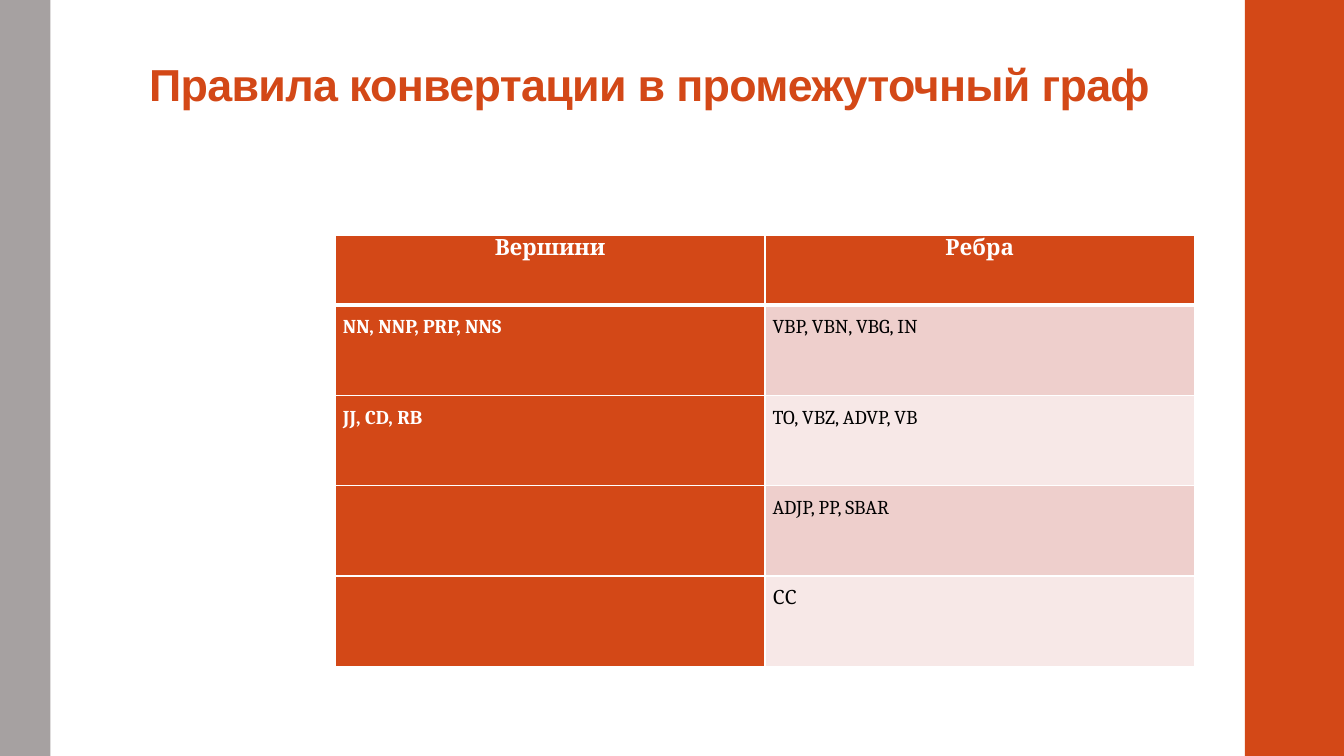
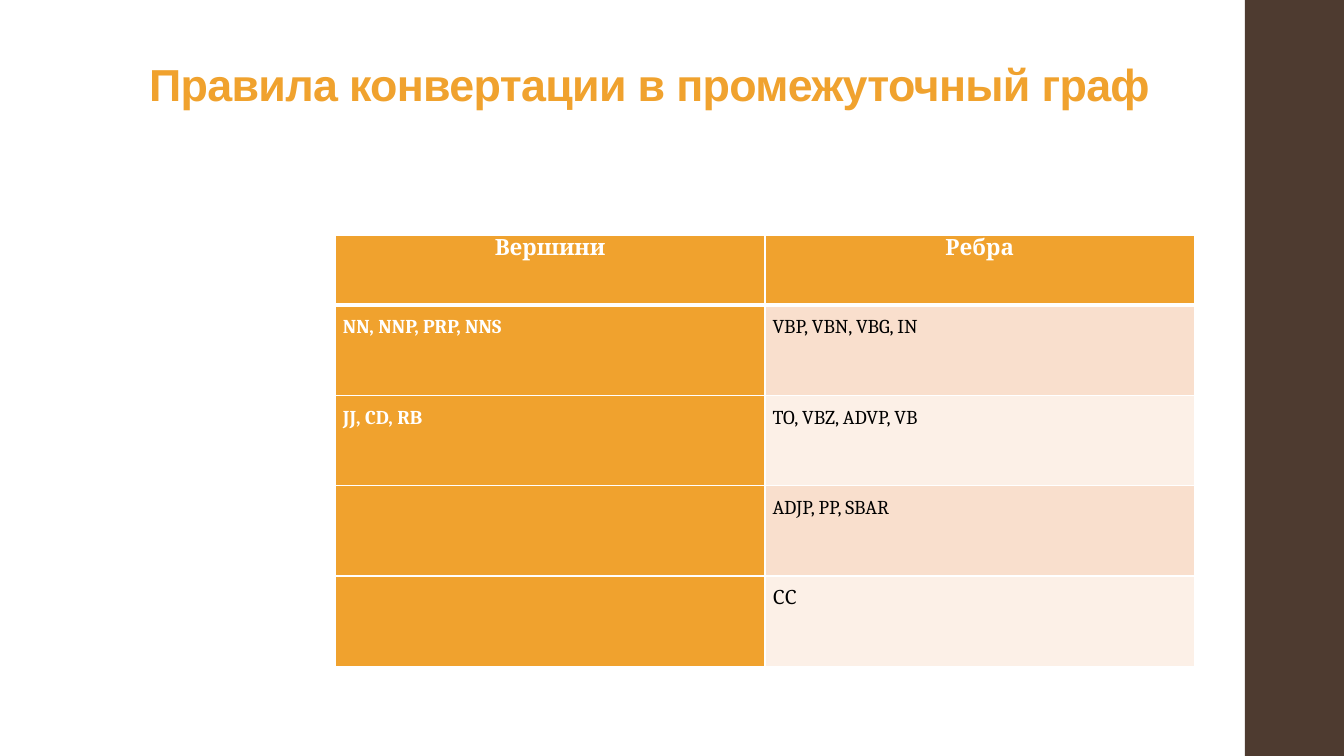
Before and after one commit to alexnodejs/onto-diploma, a slide deck: slide 9 of presentation/Moiseyenko_presentation.pptx. Drawn at 1344x756 pixels with LibreOffice and Linux fonts; fonts in the diff are those of the drawing. Boxes give left, top, right and bottom in pixels: in the first picture for what was removed or moved away, otherwise in the second. Text is boxed around its words. In the diff, an @@ line names an element or a change of style, - is before the commit and + after.

Commit message:
Change design

```diff
--- a/presentation/Moiseyenko_presentation.pptx
+++ b/presentation/Moiseyenko_presentation.pptx
@@ rectangle removed at (0,0,50,756) @@
@@ rectangle at (1245,0,1344,756): fill #D34817 to #4E3B30 @@
@@ title "Правила конвертации в промежуточный граф" at (149,67,1150,110): text colour #D34817 to #F0A22E @@
@@ table at (336,235,1195,666) @@
@@ fill #D34817 to #F0A22E in 6 cells @@
@@ fill #EFCFCC to #F9E0CD in 2 cells @@
@@ fill #F7E9E8 to #FCF0E8 in 2 cells @@
```
Also in this commit, not shown: 20 other slides changed.
